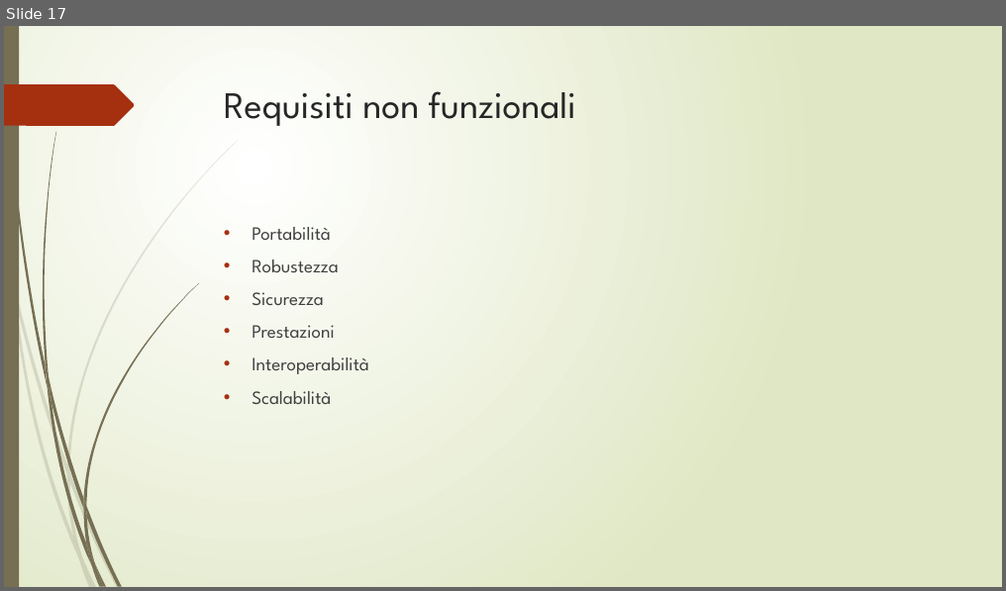
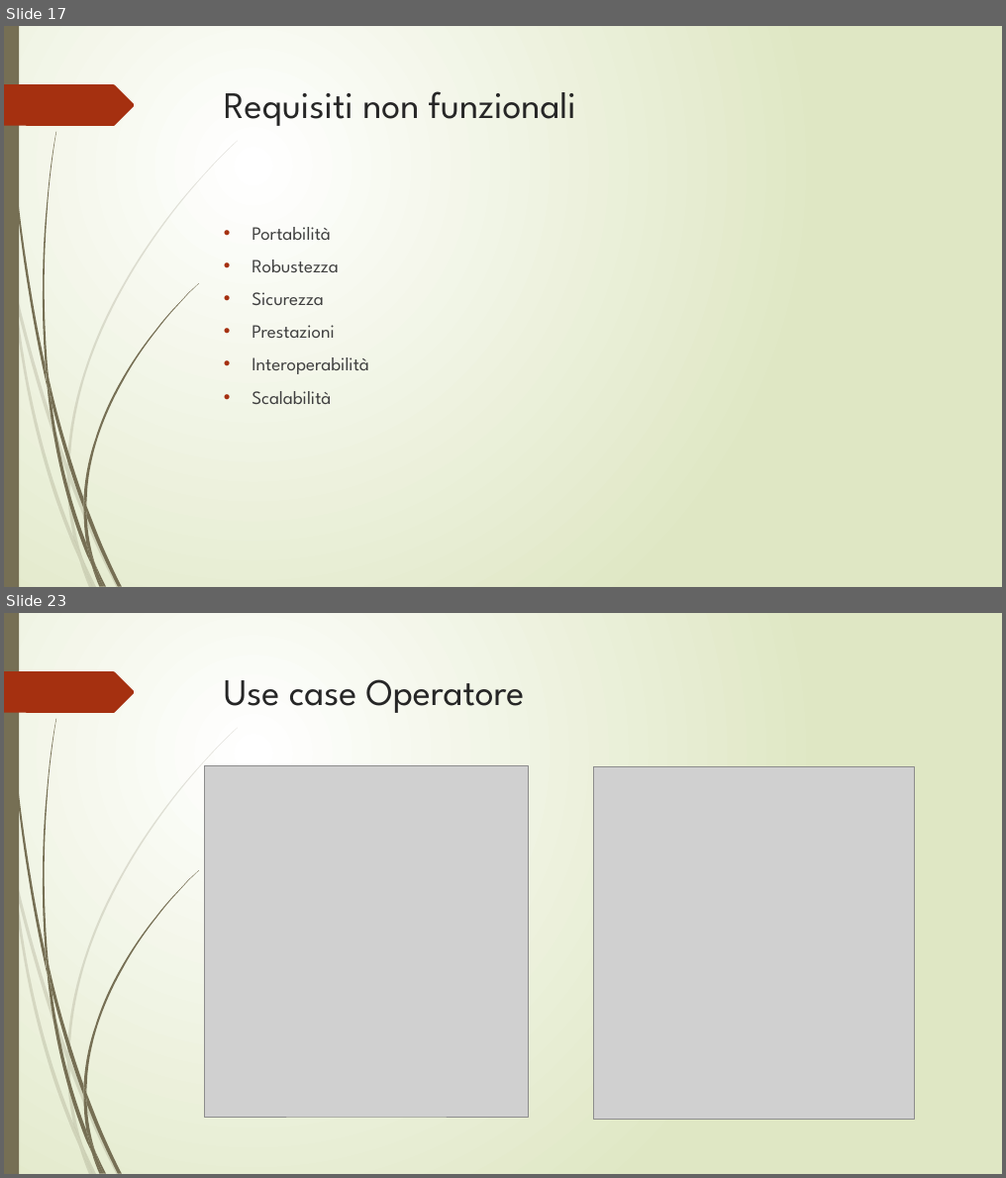
Before and after one commit to lpleo/Ingegneria_Software_2014, a slide deck: Slide/Slide Alby.pptx. Shown one above the other, each under a label of ours: slide 17 before the commit, slides 17 and 23 after it; the slides between them are not shown. The pictures are 1006x591 and 1006x1178 pixels, drawn with LibreOffice and Linux fonts; fonts in the diff are those of the drawing; grey boxes stand for pictures. Boxes give left, top, right and bottom in pixels: in the first picture for what was removed or moved away, otherwise in the second. Text is boxed around its words. In the diff, an @@ line names an element or a change of style, - is before the commit and + after.

```diff
--- a/Slide/Slide Alby.pptx
+++ b/Slide/Slide Alby.pptx
@@ slide 23 added at bbox=[4, 613, 1002, 1174], background gradient #FFFFFF to #DFE8C4; not listed: 24 template elements that a slide beside it also shows @@
@@ title added at bbox=[224, 679, 525, 713], 36 pt, text #262626 @@
+Use case Operatore
@@ picture added at bbox=[205, 766, 529, 1118] @@
@@ picture added at bbox=[593, 767, 915, 1120] @@
```
Also in this commit, not shown: 2 slides changed, 7 other slides added, 8 slides removed, 2 other files.
